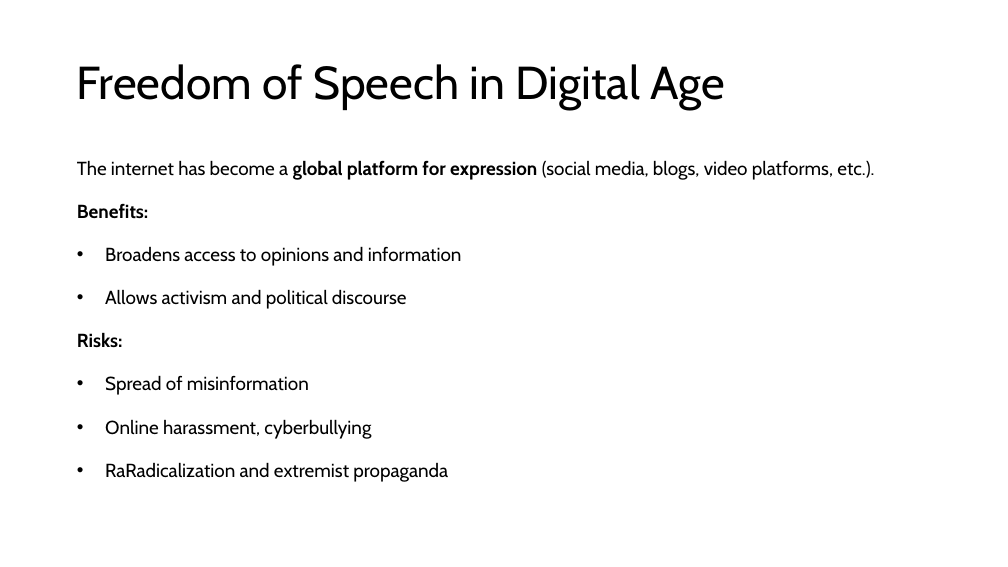
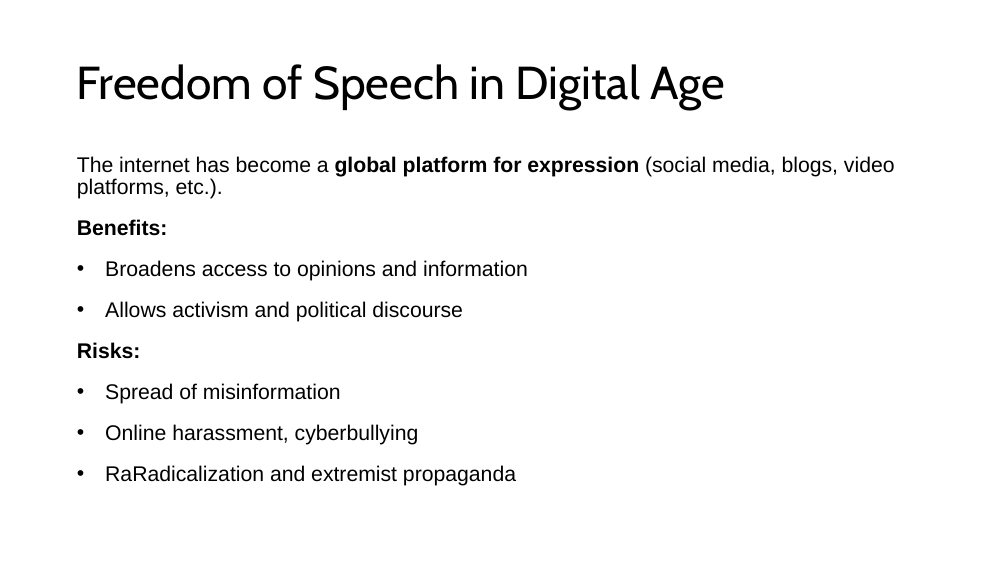
Before and after one commit to shakiliitju/M.Sc-in-ICT, a slide deck: slide 35 of Semester 2/Applied Cyber Security/Lecture/L7.pptx (slide 37 before the commit). Drawn at 1008x567 pixels with LibreOffice and Linux fonts; fonts in the diff are those of the drawing. Boxes give left, top, right and bottom in pixels: in the first picture for what was removed or moved away, otherwise in the second. Text is boxed around its words. In the diff, an @@ line names an element or a change of style, - is before the commit and + after.

```diff
--- a/Semester 2/Applied Cyber Security/Lecture/L7.pptx
+++ b/Semester 2/Applied Cyber Security/Lecture/L7.pptx
@@ text "The internet has become a ..." at (77, 156, 895, 486): size 18 to 20.1 pt, font Cabin to Arial; line spacing 1.07 to 0.87 @@
```
Also in this commit, not shown: 25 other slides changed, 2 slides removed.
